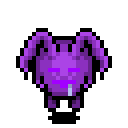
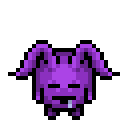
Layered file, before and after one edit (128px x 128px). Changes by layer:
showed "Standing 1 F" over [8, 40, 120, 120]
hid "Attack F" over [16, 28, 112, 124]
